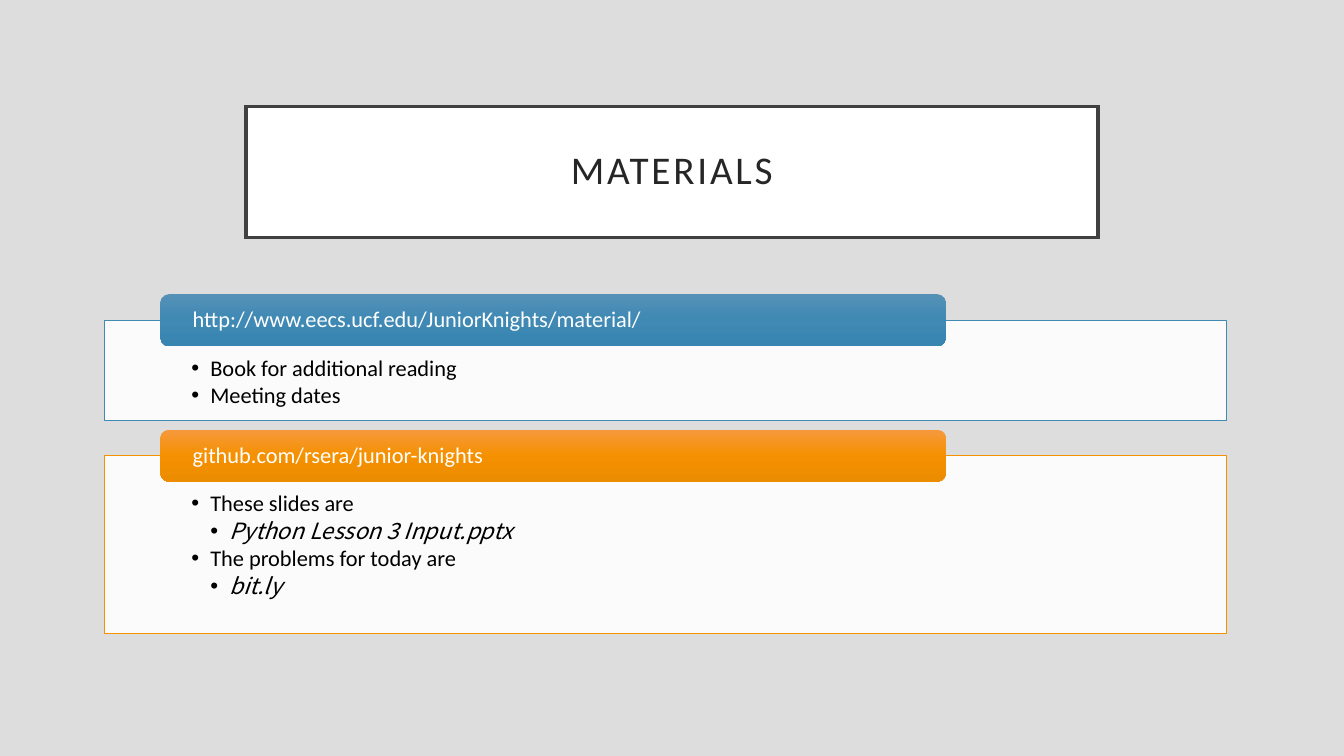
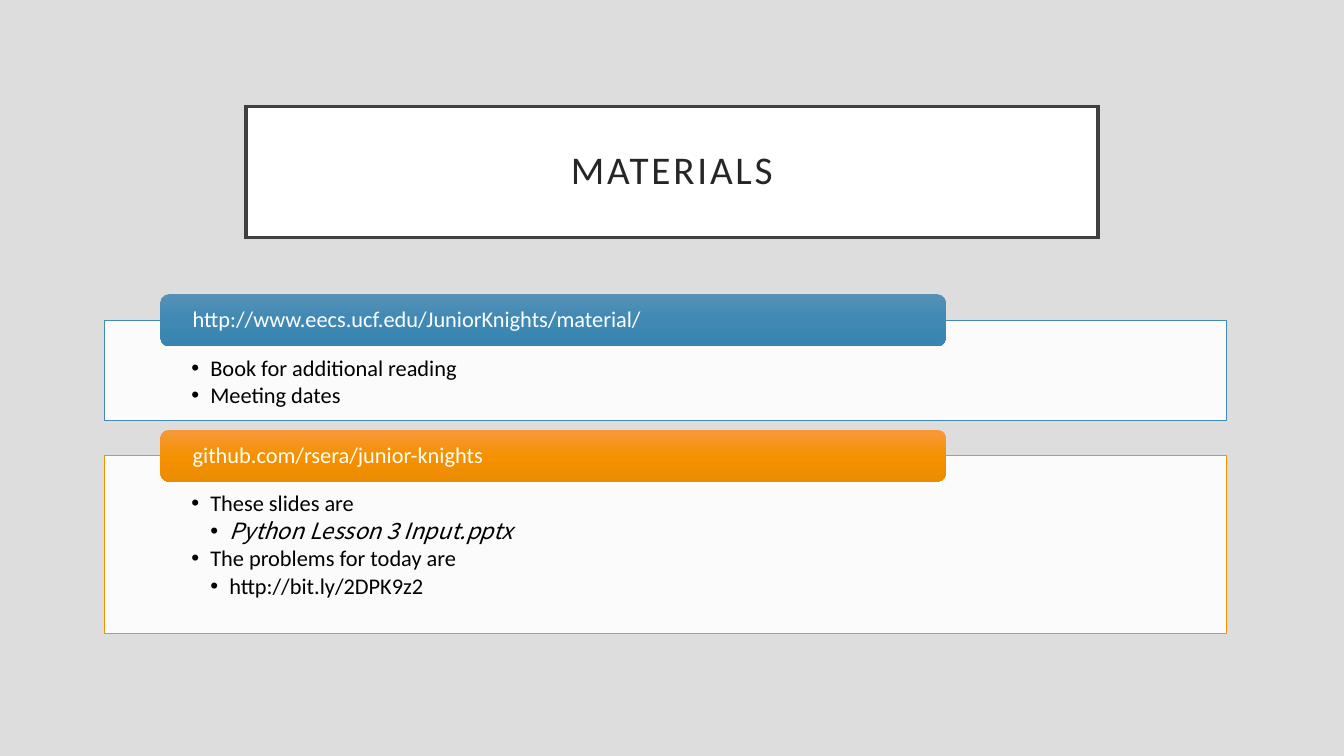
Before and after one commit to rsera/Junior-Knights, a slide deck: slide 22 of Python Lesson 3 Input.pptx. Drawn at 1344x756 pixels with LibreOffice and Linux fonts; fonts in the diff are those of the drawing. Boxes give left, top, right and bottom in pixels: in the first picture for what was removed or moved away, otherwise in the second. Text is boxed around its words. In the diff, an @@ line names an element or a change of style, - is before the commit and + after.

```diff
--- a/Python Lesson 3 Input.pptx
+++ b/Python Lesson 3 Input.pptx
@@ text at (229, 578, 423, 598): text changed; font Noto Sans CJK SC to Calibri; italic off @@
-    • bit.ly
+    • http://bit.ly/2DPK9z2
```
Also in this commit, not shown: 1 other file.
